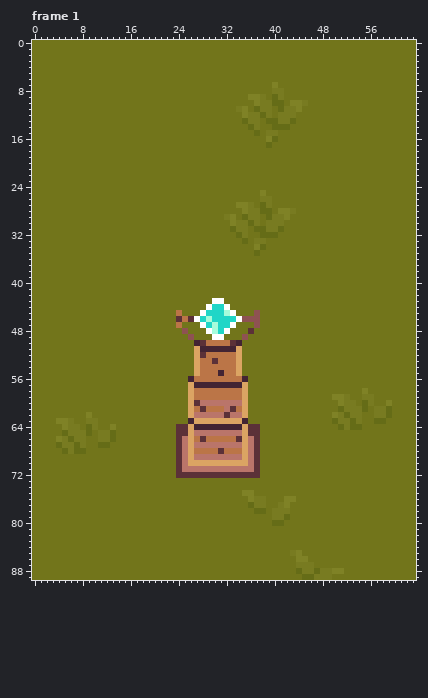
File history of a pixel-art file, Arts/aseprite/environmental.aseprite. That is the earlier state.
64x90 pixels, 4 frames. Shown: frame 1. The commit also changed other frames, which this record leaves out.
New version:
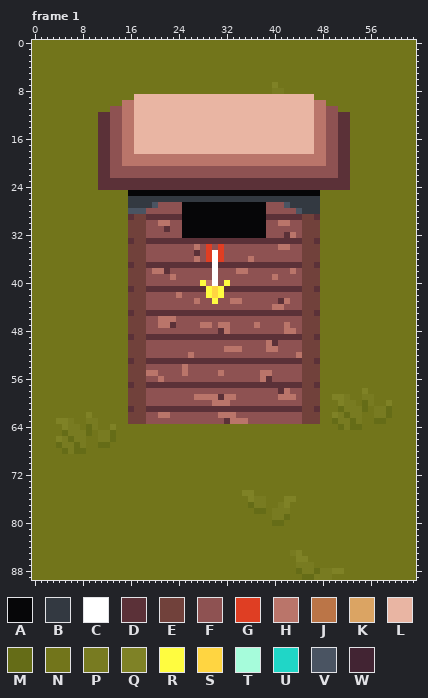
Palette (. is transparent): A #060608  B #333941  C #ffffff  D #5b3138  E #71413b  F #8e5252  G #df3e23  H #ba756a  J #bb7547  K #dba463  L #e9b5a3  M #656c17  N #72751b  P #787b21  Q #7f8226  R #fffc40  S #ffd541  T #a6fcdb  U #20d6c7  V #4a5462  W #422433
Change:
layer "Layer 1" now shown
layer "t_proj_2" added
layer "TeslaTower" removed
Frame 1:
y 9: x 17..46 NNNNNNNNNNNNNNNNNNNQQPNMPNNNNN -> LLLLLLLLLLLLLLLLLLLLLLLLLLLLLL
y 10: x 15..48 NNNNNNNNNNNNNNNNNNNNNNQPPMMNQQPNNN -> HHLLLLLLLLLLLLLLLLLLLLLLLLLLLLLLHH
y 11: x 13..50 NNNNNNNNNNNNNNNNNNNNNPQNMPPNMPPQNNNNNN -> FFHHLLLLLLLLLLLLLLLLLLLLLLLLLLLLLLHHFF
y 12: x 11..52 NNNNNNNNNNNNNNNNNNNNNNNNQPPMPNPPPNNNNNNNNN -> DDFFHHLLLLLLLLLLLLLLLLLLLLLLLLLLLLLLHHFFDD
y 13: x 11..52 NNNNNNNNNNNNNNNNNNNNNNNNMPPNMMPPMNNNNNNNNN -> DDFFHHLLLLLLLLLLLLLLLLLLLLLLLLLLLLLLHHFFDD
y 14: x 11..52 NNNNNNNNNNNNNNNNNNNNNNNNNMPNNMMMNNNNNNNNNN -> DDFFHHLLLLLLLLLLLLLLLLLLLLLLLLLLLLLLHHFFDD
y 15: x 11..52 NNNNNNNNNNNNNNNNNNNNNNNNNNMNPPNNNNNNNNNNNN -> DDFFHHLLLLLLLLLLLLLLLLLLLLLLLLLLLLLLHHFFDD
y 16: x 11..52 NNNNNNNNNNNNNNNNNNNNNNNNNNNNQMNNNNNNNNNNNN -> DDFFHHLLLLLLLLLLLLLLLLLLLLLLLLLLLLLLHHFFDD
y 17: x 11..52 NNNNNNNNNNNNNNNNNNNNNNNNNNNNMNNNNNNNNNNNNN -> DDFFHHLLLLLLLLLLLLLLLLLLLLLLLLLLLLLLHHFFDD
y 18: x 11..52 NNNNNNNNNNNNNNNNNNNNNNNNNNNNNNNNNNNNNNNNNN -> DDFFHHLLLLLLLLLLLLLLLLLLLLLLLLLLLLLLHHFFDD
y 19..20: x 11..52 NNNNNNNNNNNNNNNNNNNNNNNNNNNNNNNNNNNNNNNNNN -> DDFFHHHHHHHHHHHHHHHHHHHHHHHHHHHHHHHHHHFFDD
y 21..22: x 11..52 NNNNNNNNNNNNNNNNNNNNNNNNNNNNNNNNNNNNNNNNNN -> DDFFFFFFFFFFFFFFFFFFFFFFFFFFFFFFFFFFFFFFDD
y 23..24: x 11..52 NNNNNNNNNNNNNNNNNNNNNNNNNNNNNNNNNNNNNNNNNN -> DDDDDDDDDDDDDDDDDDDDDDDDDDDDDDDDDDDDDDDDDD
y 25: x 16..47 NNNNNNNNNNNNNNNNNNNNNNQNNNNNNNNN -> AAAAAAAAAAAAAAAAAAAAAAAAAAAAAAAA
y 26: x 16..47 NNNNNNNNNNNNNNNNNNNNNNPPNNNNNNNN -> BBBBBBBBBBBBBBBBBBBBBBBBBBBBBBBB
y 27: x 16..47 NNNNNNNNNNNNNNNNNNQQPNMPNNNNNNNN -> BBBBVFFFFAAAAAAAAAAAAAAFFFVBBBBB
y 28: x 16..47 NNNNNNNNNNNNNNNNNNNQPPMMNQQPNNNN -> VVVFFFFFFAAAAAAAAAAAAAAFFFFFVBBB
y 29: x 16..47 NNNNNNNNNNNNNNNNPQNMPPNMPPQNNNNN -> DEEDDDDDDAAAAAAAAAAAAAADDDDDDEED
y 30: x 16..47 NNNNNNNNNNNNNNNNNQPPMPNPPPNNNNNN -> EEEFFHHFFAAAAAAAAAAAAAAFFHHFFEEE
y 31: x 16..47 NNNNNNNNNNNNNNNNNMPPNMMPPMNNNNNN -> EEEFFFDFFAAAAAAAAAAAAAAFFFFFFEEE
y 32: x 16..47 NNNNNNNNNNNNNNNNNNMPNNMMMNNNNNNN -> EEEFFFFFFAAAAAAAAAAAAAAFFFDHFEEE
y 33: x 16..47 NNNNNNNNNNNNNNNNNNNMNPPNNNNNNNNN -> DEEDDDDDDDDDDDDDDDDDDDDDDDDDDEED
y 34: x 16..47 NNNNNNNNNNNNNNNNNNNNNQMNNNNNNNNN -> EEEFFFFFFFFHFGFGFFFFFFFFFHHFFEEE
y 35: x 16..47 NNNNNNNNNNNNNNNNNNNNNMNNNNNNNNNN -> EEEFFFFFFFFDFGCGFFFFFFFFFFFFFEEE
y 36: x 16..47 NNNNNNNNNNNNNNNNNNNNNNNNNNNNNNNN -> EEEFFFFFFFFHFGCGFFFFHFFFFFFFFEEE
y 37: x 16..47 NNNNNNNNNNNNNNNNNNNNNNNNNNNNNNNN -> DEEDDDDDDDDDDDCDDDDDDDDDDDDDDEED
y 38: x 16..47 NNNNNNNNNNNNNNNNNNNNNNNNNNNNNNNN -> EEEFHHDFFFFFFFCFFFHHFFFFFFFHFEEE
y 39: x 16..47 NNNNNNNNNNNNNNNNNNNNNNNNNNNNNNNN -> EEEFFFFHFFFFFFCFFFFFFFFFHFFFFEEE
y 40: x 16..47 NNNNNNNNNNNNNNNNNNNNNNNNNNNNNNNN -> EEEFFFFFFFFFRHCFRFFFFFFFFFFFFEEE
y 41: x 16..47 NNNNNNNNNNNNNNNNNNNNNNNNNNNNNNNN -> DEEDDDDDDDDDDRSRDDDDDDDDDDDDDEED
y 42: x 16..47 NNNNNNNNNNNNNNNNNNNNNNNNNNNNNNNN -> EEEFFFFFHFFFFRSRFFFFFFFFFFFFFEEE
y 43: x 16..47 NNNNNNNNNNNNNNCCNNNNNNNNNNNNNNNN -> EEEFFFFFFFFHFFRFFHHFFFFFFDHFFEEE
y 44: x 16..47 NNNNNNNNNNNNNCUUCNNNNNNNNNNNNNNN -> EEEFFFFFFFFFFFFFFFFFFFFFHHFFFEEE
y 45: x 16..47 NNNNNNNNJNNNCUUUTCNNNFNNNNNNNNNN -> DEEDDDDDDDDDDDDDDDDDDDDDDDDDDEED
y 46: x 16..34 NNNNNNNNDJDCUTUUUUC -> EEEFFHHHFFFFFFFFFFF; x 38..47 NNNNNNNNNN -> FFFFFFFEEE
y 47: x 16..47 NNNNNNNNJNNNCUTUUCNNNFNNNNNNNNNN -> EEEFFHHDFFFFHHFHHFFFFHFFFFHFFEEE
y 48: x 16..24 NNNNNNNNN -> EEEFFFFFF; x 26..47 NNNCTUCNNNDNNNNNNNNNNN -> FFFFFDHFFFFFFFFFHHFEEE
y 49: x 16..47 NNNNNNNNNNFNNNCCNNNFNNNNNNNNNNNN -> DEEDDDDDDDDDDDDDDDDDDDDDDDDDDEED
y 50: x 16..47 NNNNNNNNNNNWDJJJJDWNNNNNNNNNNNNN -> EEEFFFFFFFFFFFFFFFFFFFFHDFFFFEEE
y 51: x 16..47 NNNNNNNNNNNKWWWWWWKNNNNNNNNNNNNN -> EEEFFFFFFFFFFFFFHHHFFFFHHFFFFEEE
y 52: x 16..47 NNNNNNNNNNNKDJJJJJKNNNNNNNNNNNNN -> EEEFFFFFFFHFFFFFFFFFFFFFFFFFHEEE
y 53: x 16..29 NNNNNNNNNNNKJJ -> DEEDDDDDDDDDDD; x 31..47 JJJKNNNNNNNNNNNNN -> DDDDDDDDDDDDDDEED
y 54: x 16..47 NNNNNNNNNNNKJJJJJJKNNNNNNNNNNNNN -> EEEFFFFFFHFFFFFFFFFFFFFFFFFFFEEE
y 55: x 16..47 NNNNNNNNNNNKJJJWJJKNNNNNNNNNNNNN -> EEEHHFFFFHFFFFFHFFFFFFHHFFFFFEEE
y 56: x 16..47 NNNNNNNNNNWJJJJJJJJWNNNNNNNNNNNN -> EEEFFHFFFFFFFFFFFFFFFFHDFFFFFEEE
y 57: x 16..47 NNNNNNNNNNKWWWWWWWWKNNNNNNNNNNNN -> DEEDDDDDDDDDDDDDDDDDDDDDDDDDDEED
y 58: x 16..47 NNNNNNNNNNKJJJJJJJJKNNNNNNNNNNNN -> EEEFFFFFFFFFFFFFFFFFFFFFFDHFFEEE
y 59: x 16..47 NNNNNNNNNNKJJJJJJJJKNNNNNNNNNNNN -> EEEFFFFFFFFHHHHDHHFFFFFFFHHHFEEE
y 60: x 16..29 NNNNNNNNNNKDHH -> EEEFFFFFFFFFFF; x 33..47 HHKNNNNNNNNNNNN -> FFFFFFFFFFFFEEE
y 61: x 16..27 NNNNNNNNNNKJ -> DEEDDDDDDDDD; x 29..32 JJJH -> DDDD; x 34..47 JKNNNNNNNNNNNN -> DDDDDDDDDDDEED
y 62: x 16..30 NNNNNNNNNNKHHHH -> EEEFFHHFFFFFFFF; x 32 D -> H; x 34..47 HKNNNNNNNNNNNN -> FFFFFFFFFFFEEE
y 63: x 16..47 NNNNNNNNNNWKKKKKKKKWNNNNNNNNNNNN -> EEEFFFFFFFFFFFFFDHHHFFFFFFFFFEEE
y 64: x 24..37 DDKWWWWWWWWKDD -> NNNNNNNNNNNNNN
y 65: x 24..37 DDKHHHHHHHHKDD -> NNNNNNNNNNNNNN
y 66: x 24..37 DHKJDJJJJJDKHD -> NNNNNNNNNNNNNN
y 67: x 24..37 DHKHHHHHHHHKHD -> NNNNNNNNNNNNNN
y 68: x 24..37 DHKJJJJDJJJKHD -> NNNNNNNNNNNNNN
y 69: x 24..37 DHKHHHHHHHHKHD -> NNNNNNNNNNNNNN
y 70: x 24..37 DHKKKKKKKKKKHD -> NNNNNNNNNNNNNN
y 71: x 24..37 DHHHHHHHHHHHHD -> NNNNNNNNNNNNNN
y 72: x 24..37 DDDDDDDDDDDDDD -> NNNNNNNNNNNNNN
